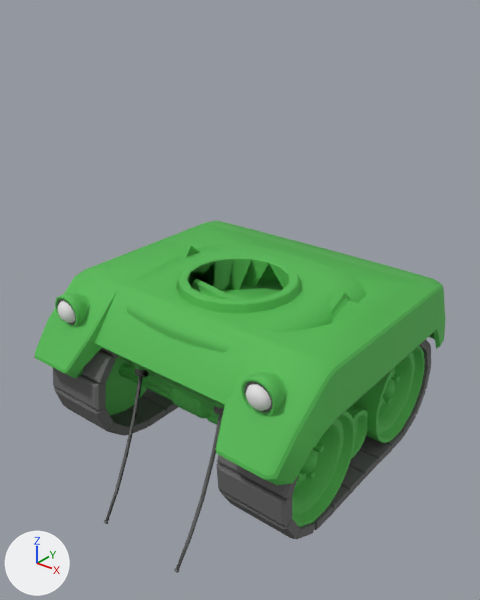
The FBX model Tank/Assets/Models/heavy tank.fbx as it was, and as the next commit left it.
Before and after are seen from a 50 mm lens placed at (3.48, -3.97, 3.5), pointed at (0.37, -0.08, 1.08). The lights are fixed; the arrows at lower left show +X, +Y and +Z. Where no turn or scale is listed for an object, it has been applied to the vertices. Vertices at the same position are counted once.

Script lines for the objects in view, before the commit:
```python
me_mesh = bpy.data.meshes.new('Mesh')
me_mesh.from_pydata(...)  # 2366 vertices, 2178 faces; spans x -0.55..0.55, y -1.15..1.15, z -0.53..0.53
# faces by material slot: [1856, 322]
me_mesh.materials.append(mat_tankcolour)  # green #53b953
me_mesh.materials.append(mat_tankgrey)  # dark grey #646464
me_mesh_002 = bpy.data.meshes.new('Mesh.002')
me_mesh_002.from_pydata(...)  # 1908 vertices, 1780 faces; spans x -65.0..65.0, y -5.0..138.0, z -105.0..89.0
# faces by material slot: [1414, 366]
me_mesh_002.materials.append(mat_tankcolour)  # green #53b953
me_mesh_002.materials.append(mat_tankgrey)  # dark grey #646464
me_mesh_003 = bpy.data.meshes.new('Mesh.003')
me_mesh_003.from_pydata(...)  # 2366 vertices, 2178 faces; spans x -38.0..38.0, y -48.0..48.0, z -105.0..105.0
# faces by material slot: [1856, 322]
me_mesh_003.materials.append(mat_tankcolour)  # green #53b953
me_mesh_003.materials.append(mat_tankgrey)  # dark grey #646464
ob_tanktracksright = bpy.data.objects.new('TankTracksRight', me_mesh)
ob_tanktracksright.location = (-0.325, -0.005, 0.316)
ob_tanktracksright001 = bpy.data.objects.new('TankTracksRight001', me_mesh_003)
ob_tanktracksright001.parent = ob_tankrenderers
ob_tanktracksright001.location = (106.2, 30.72, 0.497)
ob_tanktracksright001.scale = (-1.42, -1.1, -1.1)
ob_tankturret001 = bpy.data.objects.new('TankTurret001', me_mesh_002)
ob_tankturret001.parent = ob_tankrenderers
ob_tankturret001.location = (37.87, 123.2, -2.438)
ob_tankturret001.scale = (-1.35, -1.35, -1.35)
# also in view: 'TankChassis' at (0.38, 0.06, 0.65)
```
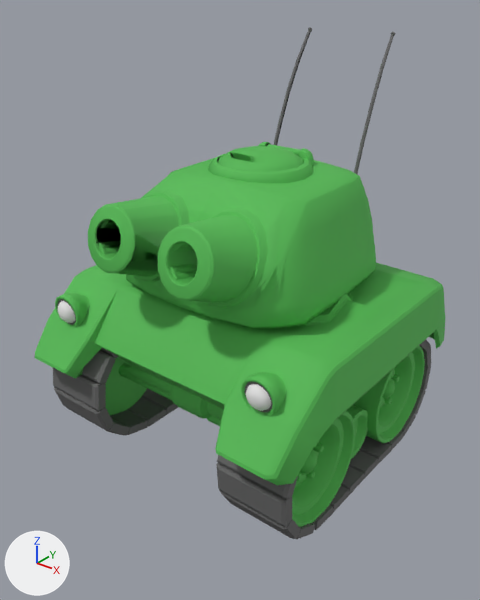
Commit message: heavy tank

Where the newer file only moved an object's origin or applied its transform, the numbers keep the older frame.

What differs and where, as boxes [x1, y1, x2, y2] in the pictures (480 x 600 px; the box of a moved part takes in the faces that stretch with it):
'TankTurret001', reshaped (17% wider, 8% shorter)
    before: [104, 243, 366, 573]
    after: [88, 27, 396, 329]
part 1 of me_mesh_002, moved or reshaped
    before: [170, 256, 366, 410]
    after: [158, 147, 376, 329]
part 2 of me_mesh_002, moved or reshaped
    before: [174, 406, 224, 573]
    after: [354, 32, 396, 174]
part 3 of me_mesh_002, moved or reshaped
    before: [127, 243, 296, 395]
    after: [88, 142, 284, 307]
part 4 of me_mesh_002, moved or reshaped
    before: [104, 368, 149, 524]
    after: [274, 27, 312, 145]

Patch to the scene script:
```diff
--- a/Tank/Assets/Models/heavy tank.fbx.py
+++ b/Tank/Assets/Models/heavy tank.fbx.py
@@ me_mesh_002 @@
 me_mesh_002.from_pydata(...)  # 1908 vertices, 1780 faces; spans x -65.0..65.0, y -5.0..138.0, z -105.0..89.0
 # used by ob_tankturret001; parent = ob_tankrenderers; location = (37.87, 123.2, -2.438); scale = (-1.35, -1.35, -1.35)
+# me_mesh_002 part 1: the loose piece of 751 vertices spanning x -65.0..4.0, y -5.0..80.0, z -70.0..89.0 is turned 180 degrees about the x axis through the mesh origin
+# me_mesh_002 part 2: the loose piece of 201 vertices spanning x -36.0..-27.0, y 42.0..138.0, z -105.0..-59.0 is turned 180 degrees about the x axis through the mesh origin
+# me_mesh_002 part 3: the loose piece of 751 vertices spanning x -4.0..65.0, y -5.0..80.0, z -70.0..89.0 is turned 180 degrees about the x axis through the mesh origin
+# me_mesh_002 part 4: the loose piece of 201 vertices spanning x 27.0..36.0, y 42.0..138.0, z -105.0..-59.0 is turned 180 degrees about the x axis through the mesh origin
 me_mesh_002.materials.append(mat_tankcolour)
```
